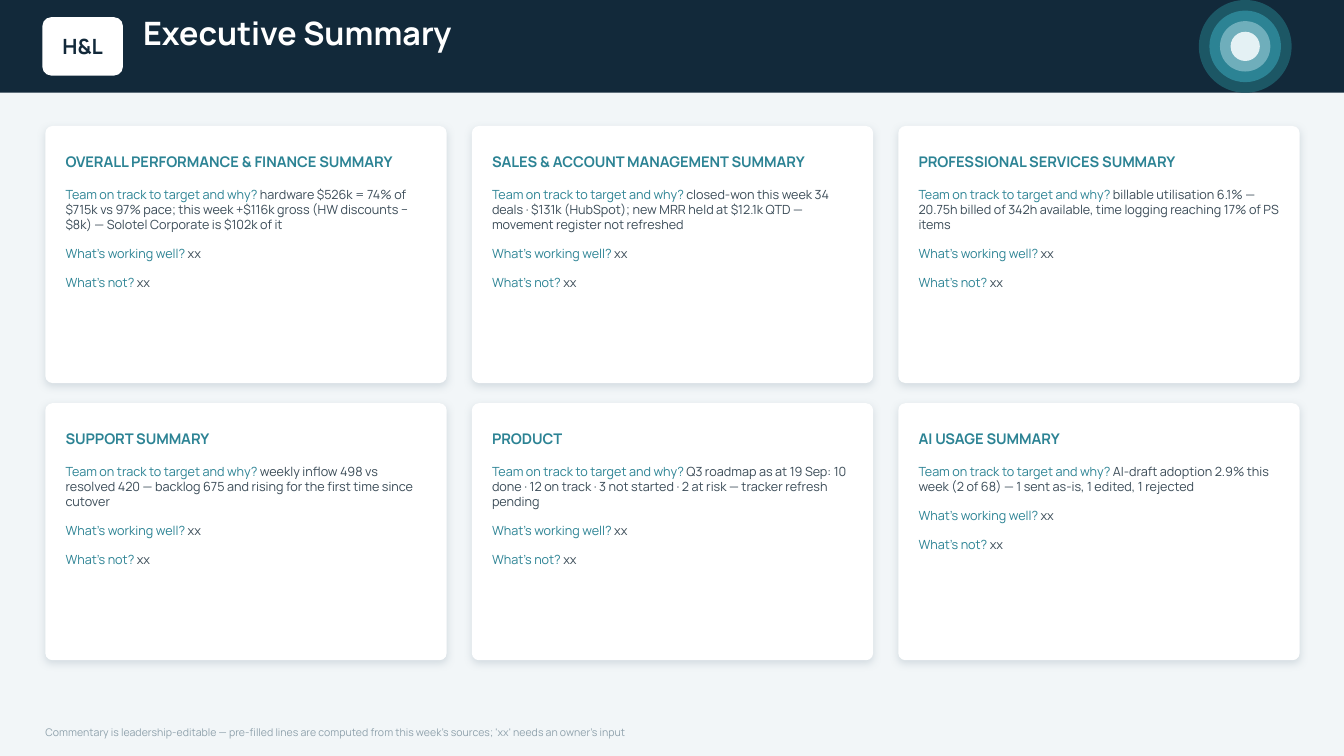
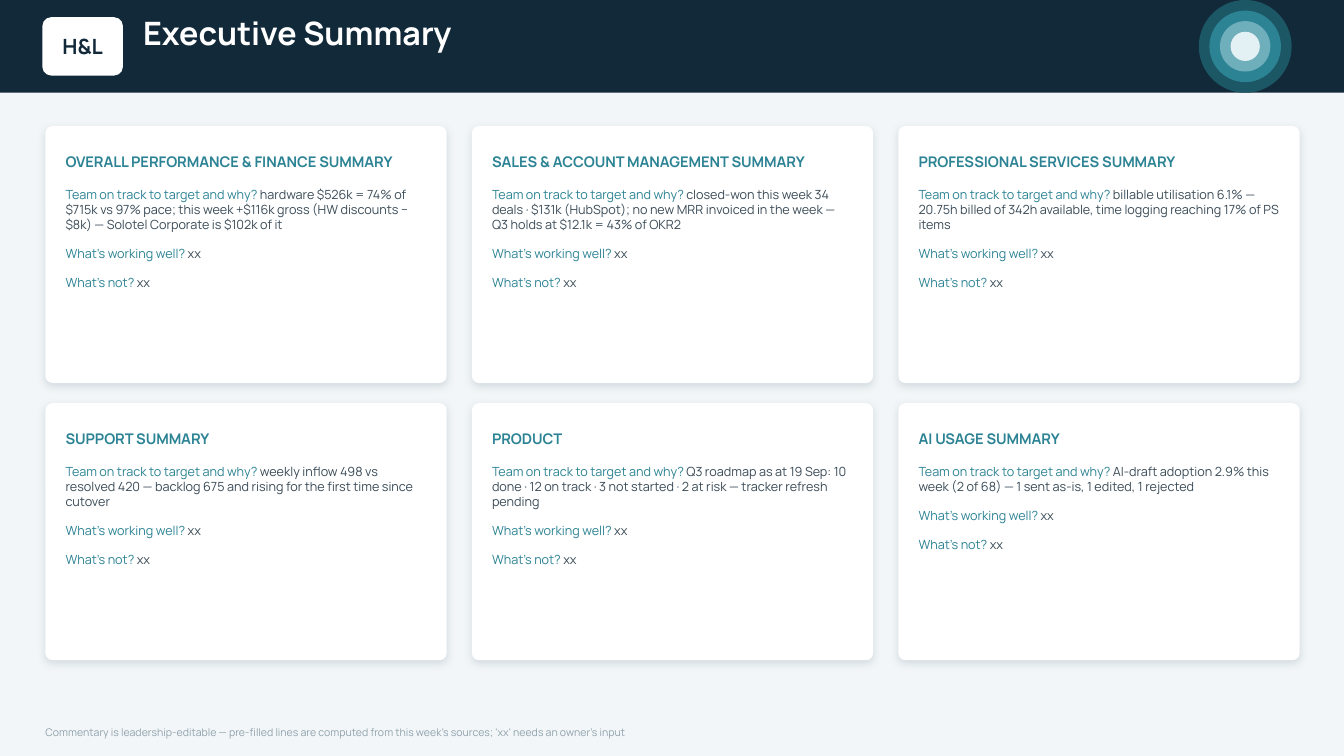
Before and after one commit to ihorner-hl/leadership-reporting, a slide deck: slide 3 of exec-deck/output/H&L Weekly Update - WC 21 Sep 2026.pptx. Drawn at 1344x756 pixels with LibreOffice and Linux fonts; fonts in the diff are those of the drawing. Boxes give left, top, right and bottom in pixels: in the first picture for what was removed or moved away, otherwise in the second. Text is boxed around its words. In the diff, an @@ line names an element or a change of style, - is before the commit and + after.

```diff
--- a/exec-deck/output/H&L Weekly Update - WC 21 Sep 2026.pptx
+++ b/exec-deck/output/H&L Weekly Update - WC 21 Sep 2026.pptx
@@ text at (492,189,829,230): text changed @@
-Team on track to target and why? closed-won this week 34 deals · $131k (HubSpot); new MRR held at $12.1k QTD — movement register not refreshed
+Team on track to target and why? closed-won this week 34 deals · $131k (HubSpot); no new MRR invoiced in the week — Q3 holds at $12.1k = 43% of OKR2
```
Also in this commit, not shown: 2 other slides changed, 3 other files.
